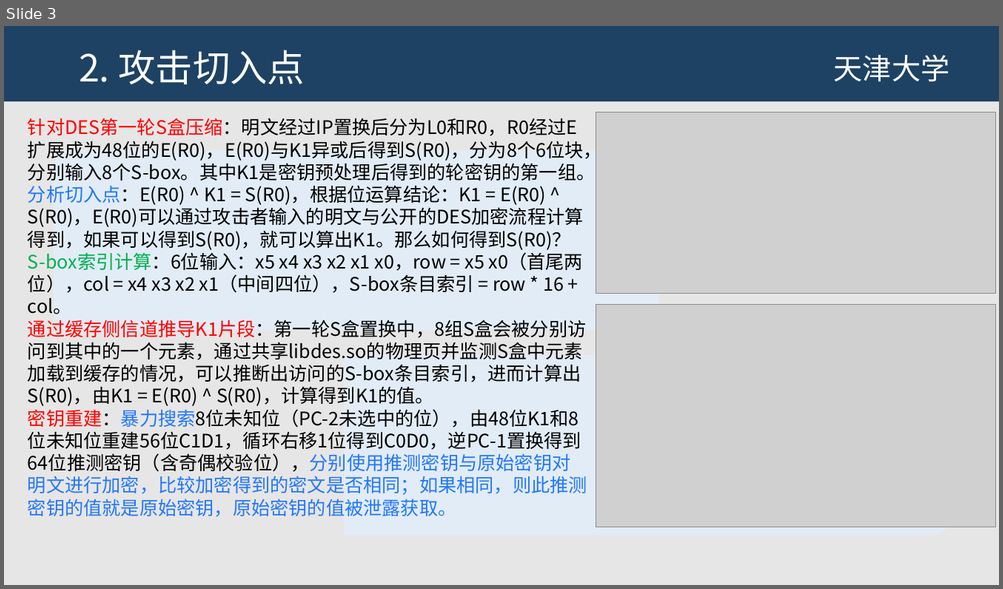
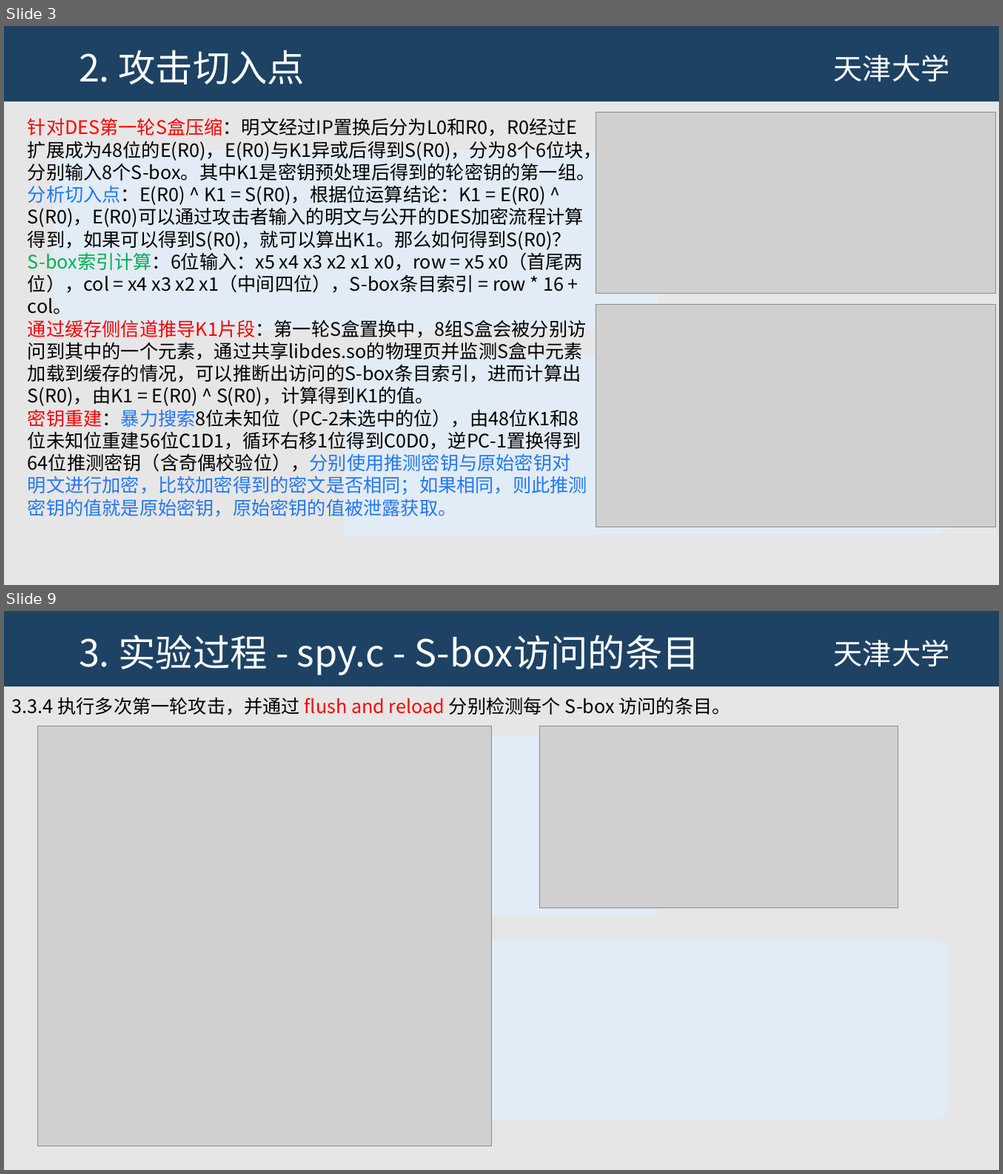
Before and after one commit to JHM2004/amd-microarch-side-channel-testbed, a slide deck: 第3次组会-flush and reload code-2026-02-/第3次组会.pptx. Shown one above the other, each under a label of ours: slide 3 before the commit, slides 3 and 9 after it; the slides between them are not shown. The pictures are 1003x589 and 1003x1174 pixels, drawn with LibreOffice and Linux fonts; fonts in the diff are those of the drawing; grey boxes stand for pictures; background and template pictures are left out. Boxes give left, top, right and bottom in pixels: in the first picture for what was removed or moved away, otherwise in the second. Text is boxed around its words. In the diff, an @@ line names an element or a change of style, - is before the commit and + after.

```diff
--- a/第3次组会-flush and reload code-2026-02-/第3次组会.pptx
+++ b/第3次组会-flush and reload code-2026-02-/第3次组会.pptx
@@ slide 9 added at (4, 611, 999, 1170), background #E7E6E6; not listed: 2 template elements that a slide beside it also shows @@
@@ title added at (79, 635, 700, 675), 36 pt, text #FFFFFF @@
+3. 实验过程 - spy.c - S-box访问的条目
@@ text added at (12, 697, 730, 715), 18 pt, text #000000 @@
+3.3.4 执行多次第一轮攻击，并通过 flush and reload 分别检测每个 S-box 访问的条目。
@@ picture added at (37, 726, 491, 1147) @@
@@ picture added at (540, 726, 898, 908) @@
```
Also in this commit, not shown: 3 slides changed, 6 other slides added, 4 slides removed, 2 other files.
